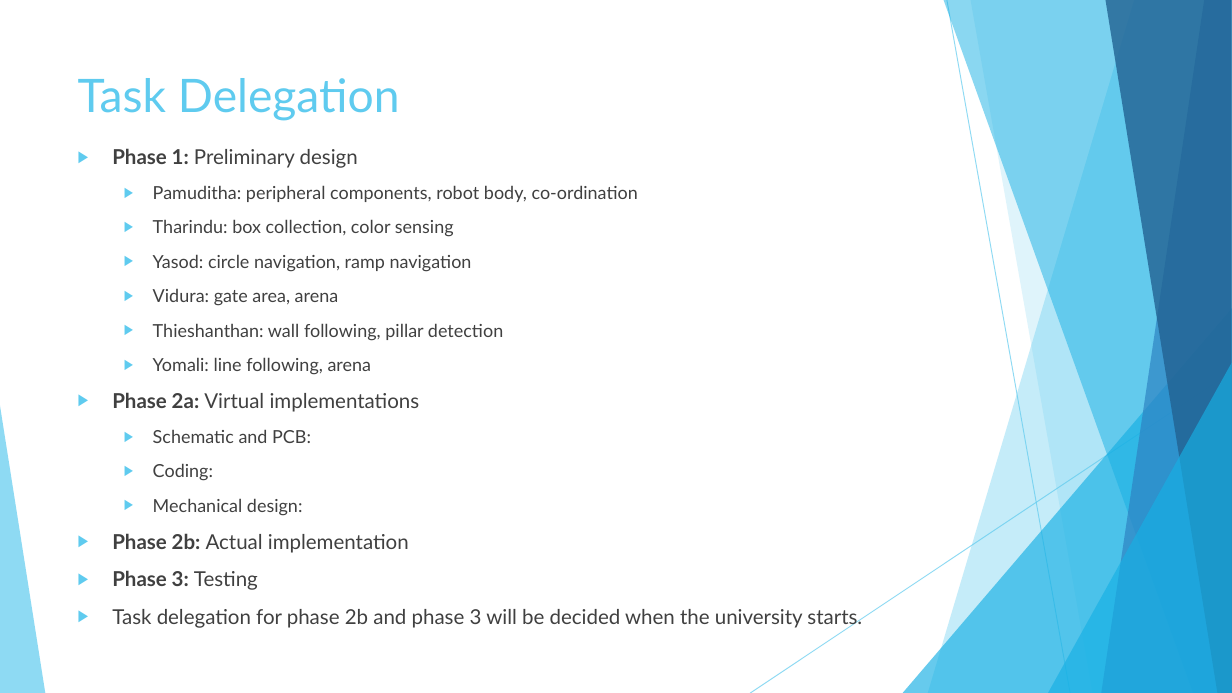
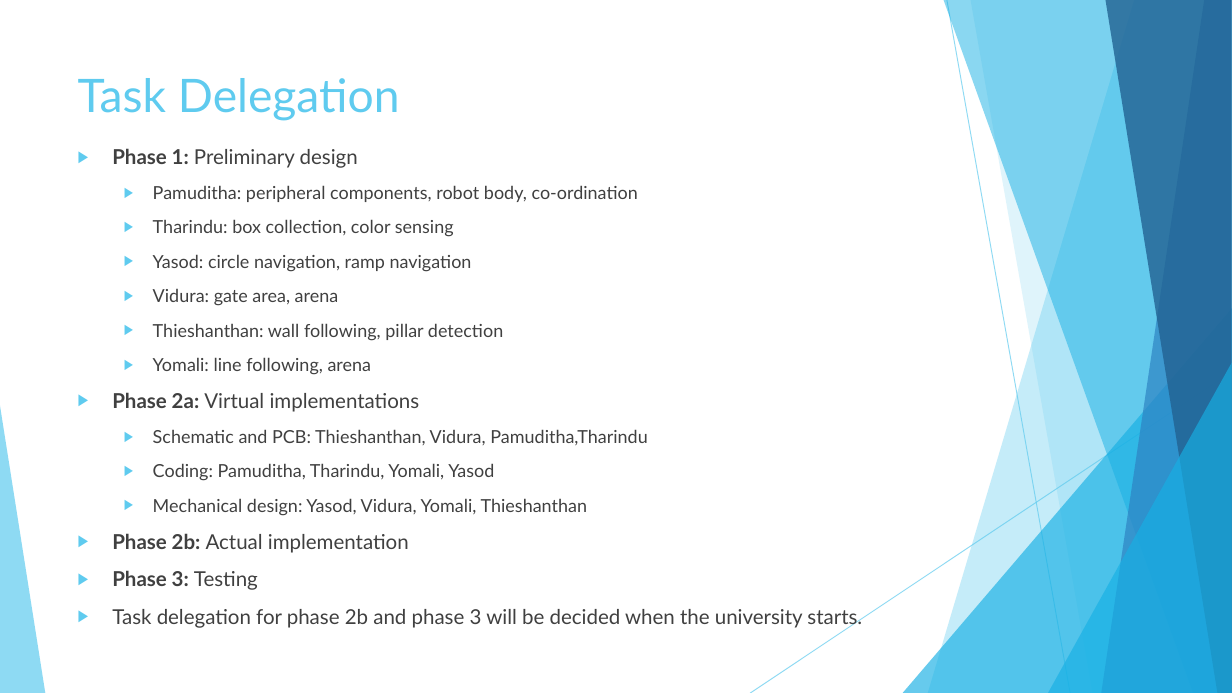
Before and after one commit to PamudithaSomarathne/BASC2020, a slide deck: slide 4 of Documents/ProposalPresentation/Pamuditha.pptx. Drawn at 1232x693 pixels with LibreOffice and Linux fonts; fonts in the diff are those of the drawing. Boxes give left, top, right and bottom in pixels: in the first picture for what was removed or moved away, otherwise in the second. Text is boxed around its words. In the diff, an @@ line names an element or a change of style, - is before the commit and + after.

```diff
--- a/Documents/ProposalPresentation/Pamuditha.pptx
+++ b/Documents/ProposalPresentation/Pamuditha.pptx
@@ text at (153, 429, 647, 516): text changed @@
-  ▶ Schematic and PCB:
-  ▶ Coding:
-  ▶ Mechanical design:
+  ▶ Schematic and PCB: Thieshanthan, Vidura, Pamuditha,Tharindu
+  ▶ Coding: Pamuditha, Tharindu, Yomali, Yasod
+  ▶ Mechanical design: Yasod, Vidura, Yomali, Thieshanthan
```
Also in this commit, not shown: 2 other slides changed.
